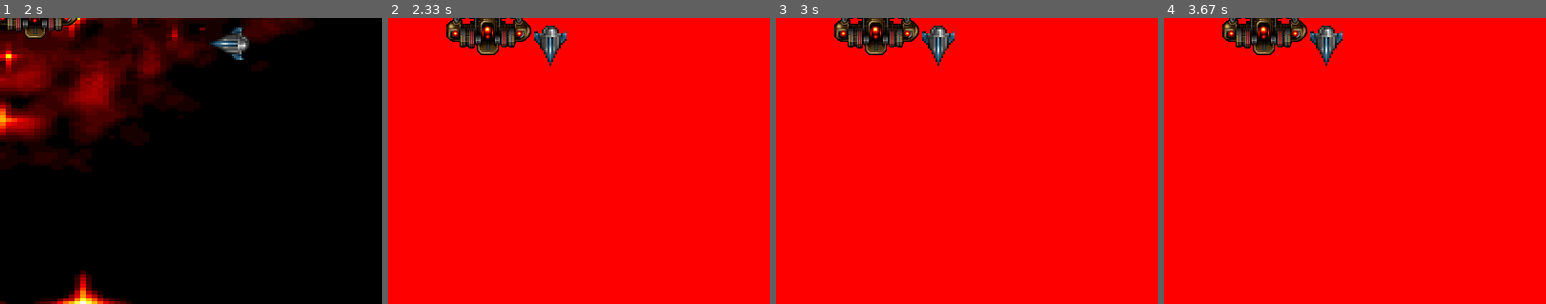
Above: before the commit, frames 1-4 (left to right).
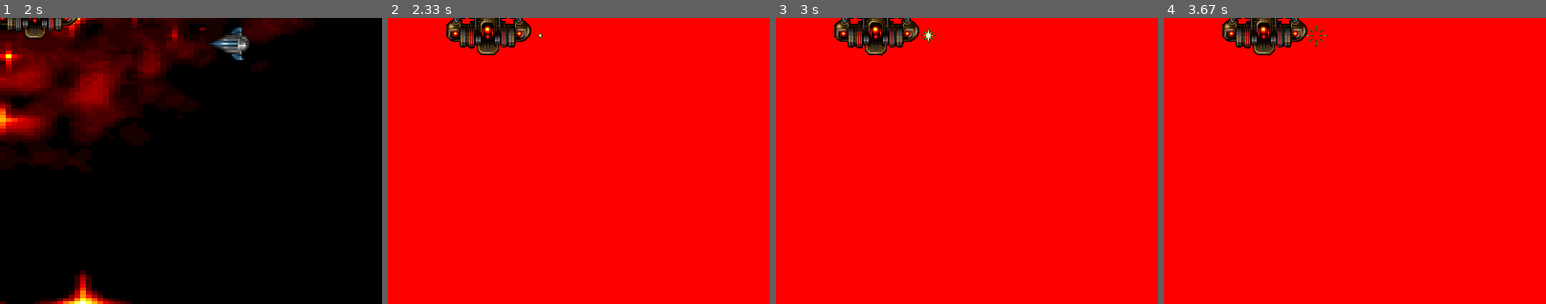
Above: after the commit, the same moments.

Repository: vhugo/learn-pygame
Game: pygame game, started from 3_2-player_control.py
The game is run twice, just before and just after one commit, with the same random seed, the same clock (stepped at 60 frames per second) and the same inputs.
Inputs:
- Up to frame 1 (2 s): hold Right 0.33-0.8 s; hold Up 0.83-1.13 s; hold Right 1.17-1.63 s; hold Left from 1.67 s (still down)
- Up to frame 2 (2.33 s): release Left at 2.2 s; hold Down from 2.23 s (still down)
- Up to frame 3 (3 s): release Down at 2.53 s; hold Left 2.57-2.97 s
- Up to frame 4 (3.67 s): no input
The pictures show only the part of the screen within x 50-100%, y 40-90%; the shares and areas given below are measured in that part.

Frame 1 is identical in both runs. In frame 2, 0.6% of the frame differs, in the area x 38-47%, y 2-17%; in frame 3, 0.7%; in frame 4, 0.7%, in the area x 37-47%, y 2-17%.

Commit message:
Add collision animation for player

Diff:
--- a/3_2-player_control.py
+++ b/3_2-player_control.py
@@ -60,6 +60,7 @@
                 break
         else:
             if idx == delayEventsCaller:
+                gameObj.image = gameObj.collisionAnimation.getFrame()
                 delayEvents -= 1
                 gameObj.delayEvents = delayEvents
 
--- a/lib/gameobjects.py
+++ b/lib/gameobjects.py
@@ -3,6 +3,8 @@
 import math
 
 from lib.imageloader import imageLoader
+
+DELAYTIME = 120
 
 
 class Background(pygame.sprite.Sprite):
@@ -12,6 +14,64 @@
         self.image = pygame.transform.scale(
             self.OriginalAssetImage, (width, height))
         self.rect = self.image.get_rect()
+
+
+class Animation():
+
+    currentFrame = 0
+    currentLoop = 0
+    loop = 0
+
+    def __init__(self, image, frames, framesPerImage, frameSize):
+        self.frames = []
+        self.framesPerImage = framesPerImage
+        self.totalFrames = frames
+        self.frameSize = frameSize
+        self.image = image
+
+        self.loadFrames()
+
+    def loadFrames(self):
+        pass
+
+    def getFrame(self):
+        frame = self.frames[self.currentFrame]
+
+        self.currentLoop += 1
+        if self.currentLoop % self.framesPerImage == 0:
+            self.currentFrame += 1
+
+        if self.currentFrame >= self.totalFrames:
+            self.currentFrame = 0
+            self.loop += 1
+
+        if self.loop > 0:
+            frame = pygame.Surface((0, 0))
+
+        return frame
+
+    def reset(self):
+        self.currentFrame = 0
+        self.currentLoop = 0
+        self.loop = 0
+
+
+class Explosion(Animation):
+
+    def __init__(self):
+        super().__init__("images/explode.bmp", 6, 15, (24, 25))
+
+    def loadFrames(self):
+        startX = 0
+        for i in range(self.totalFrames):
+            image = imageLoader(
+                self.image,
+                1,
+                (startX, 0, self.frameSize[0], self.frameSize[1])
+            )
+            image.set_colorkey(image.get_at((0, 0)))
+            self.frames.append(image)
+            startX += self.frameSize[0]
 
 
 class GameAsset(pygame.sprite.Sprite):
@@ -30,6 +90,7 @@
     targetRange = 300
     targetState = 1
     collisionCause = None
+    collisionAnimation = None
 
     def __init__(self, image, scale, area, bounds):
         self.image = self.asset = imageLoader(image, scale, area)
@@ -38,8 +99,13 @@
         self.bounds = bounds
         self.collision = False
         self.collisionGroup = []
-
+        self.animation = []
+
+        self.loadAnimations()
         self.spawning()
+
+    def loadAnimations(self):
+        self.collisionAnimation = Explosion()
 
     def rotate(self, angle):
         self.image = pygame.transform.rotate(self.asset, angle)
@@ -69,9 +135,11 @@
         pass
 
     def onCollision(self):
+        self.image = self.collisionAnimation.getFrame()
         pass
 
     def onDeath(self):
+        self.collisionAnimation.reset()
         if self.collisionCause is not None:
             self.collisionCause.onDeath()
 
@@ -269,7 +337,7 @@
             self.angle = 45
 
     def onCollision(self):
-        self.delayEvents = 120  # delay event 120 cycles
+        self.delayEvents = DELAYTIME  # delay event 120 cycles
         super().onCollision()
 
     def onDeath(self):
@@ -421,7 +489,7 @@
         self.hazardDeathCount = 0
         self.hazardsPerWave += 3
         self.currentWave += 1
-        self.delayEvents = 120
+        self.delayEvents = DELAYTIME
 
     def update(self):
         pass
Binary file added: images/explode.bmp
